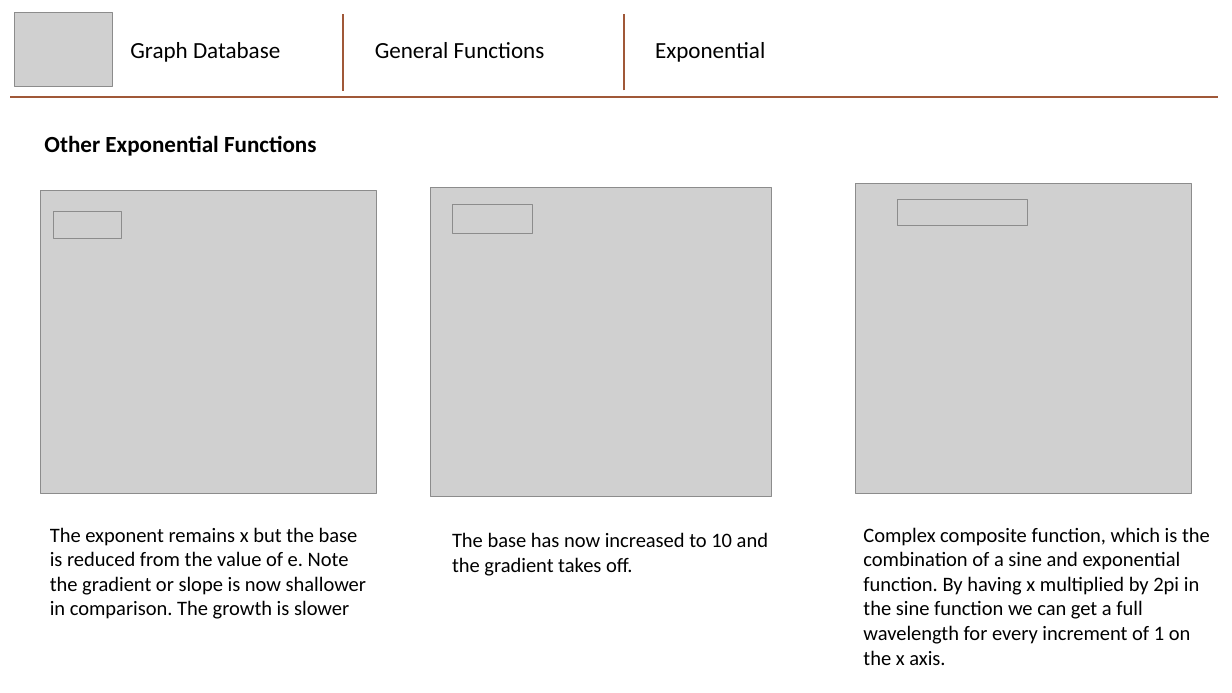
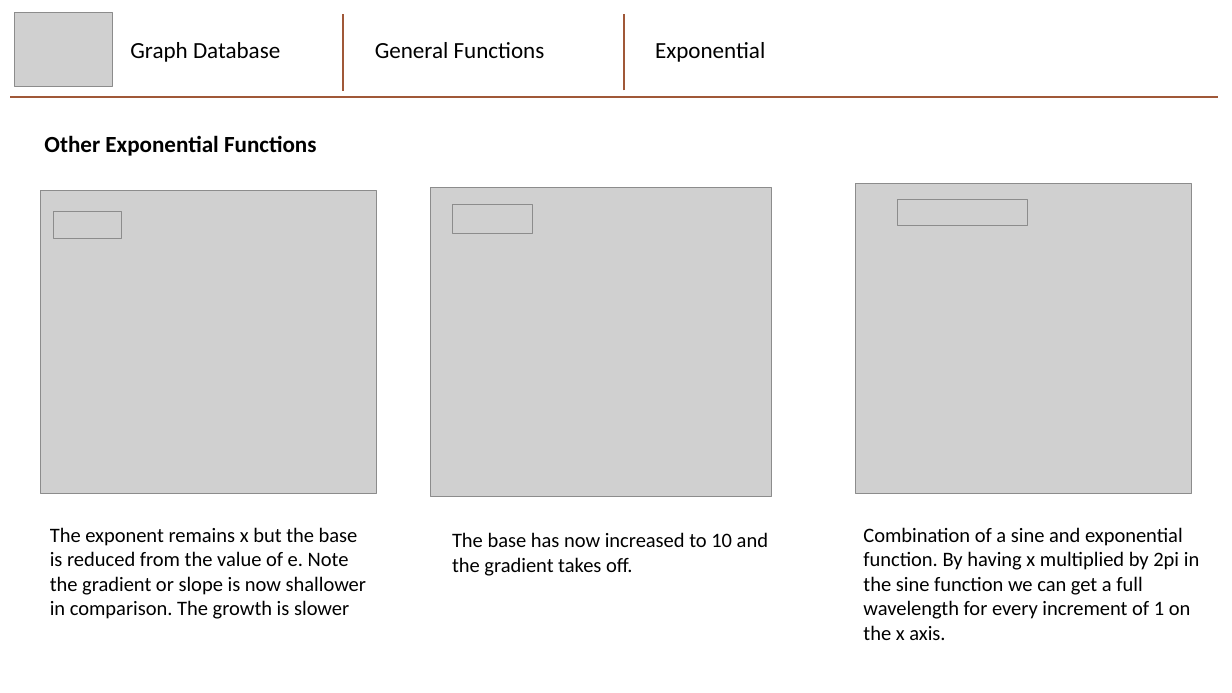
Before and after one commit to mhaythornthwaite/Testing_ML_Algorithms, a slide deck: slide 4 of Graphs_and_Functions/Graphs_and_Functions.pptx. Drawn at 1232x693 pixels with LibreOffice and Linux fonts; fonts in the diff are those of the drawing; grey boxes stand for pictures. Boxes give left, top, right and bottom in pixels: in the first picture for what was removed or moved away, otherwise in the second. Text is boxed around its words. In the diff, an @@ line names an element or a change of style, - is before the commit and + after.

Commit message:
Logarithmic Functions

```diff
--- a/Graphs_and_Functions/Graphs_and_Functions.pptx
+++ b/Graphs_and_Functions/Graphs_and_Functions.pptx
@@ text at (863,527,1199,640): text changed @@
-Complex composite function, which is the combination of a sine and exponential function. By having x multiplied by 2pi in the sine function we can get a full wavelength for every increment of 1 on the x axis.
+Combination of a sine and exponential function. By having x multiplied by 2pi in the sine function we can get a full wavelength for every increment of 1 on the x axis.
```
Also in this commit, not shown: 5 other slides changed, 2 slides added, 1 other file.
